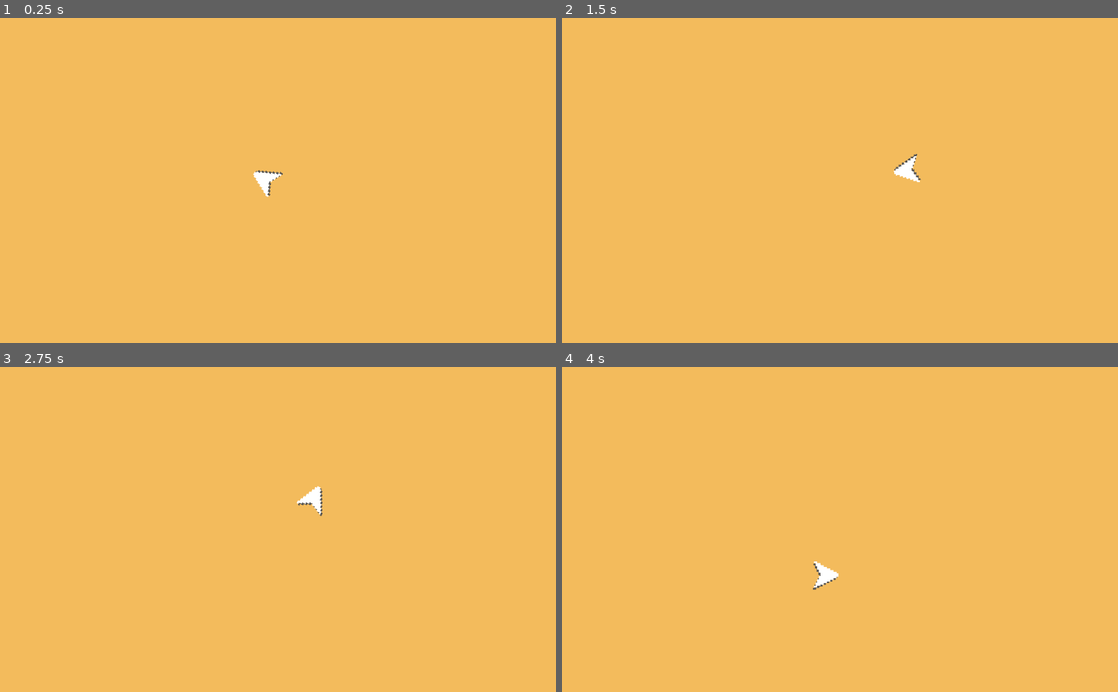
Above: before the commit, frames 1-4 (two rows, left to right).
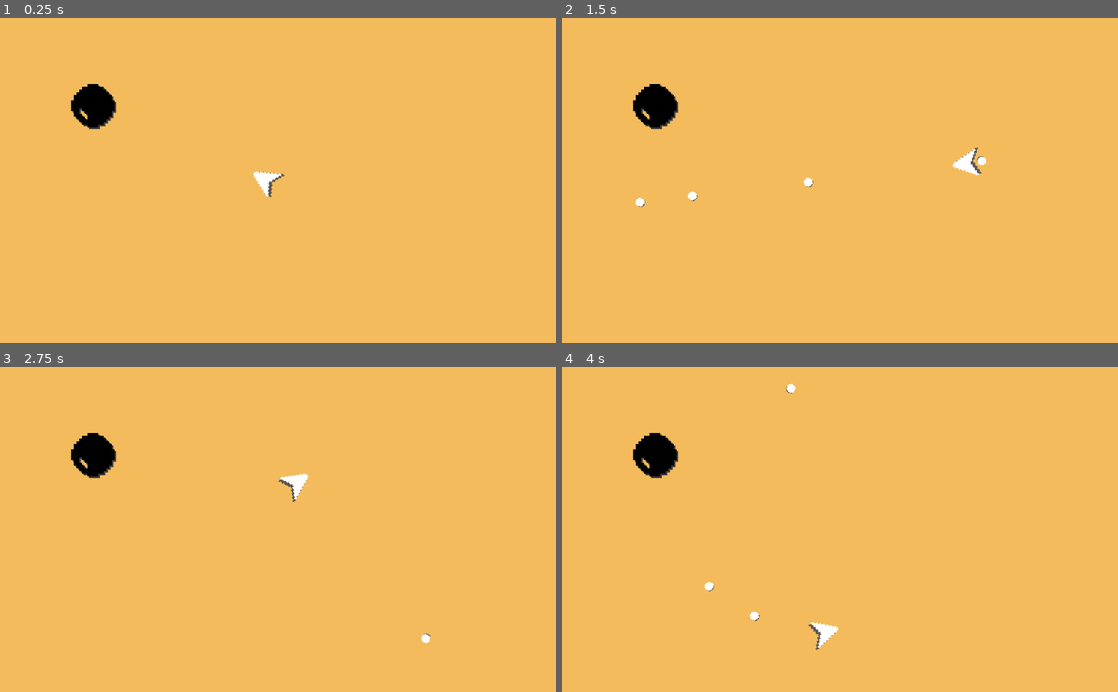
Above: after the commit, the same moments.

Repository: Daniel-Repository/Blast-Advance
Game: Godot game, scene res://Scenes/Main.tscn
Two runs of this game, one before a commit and one after it. Both use one fixed random seed, a clock stepped at 60 frames per second and the inputs below.
Inputs (mouse positions are in pixels of both pictures, inside the frame that each line leads up to):
- Up to frame 1 (0.25 s): no input
- Up to frame 2 (1.5 s): tap Enter at 0.5 s; move the mouse to (962, 164) at 0.52 s; tap Space (ui_select) at 0.6, 0.77, 1.07, 1.35 s; move the mouse to (728, 196) at 1.27 s
- Up to frame 3 (2.75 s): tap Space (ui_select) at 1.52, 1.82, 2.1 s; move the mouse to (333, 458) at 2.02 s
- Up to frame 4 (4 s): move the mouse to (812, 594) at 2.77 s; tap Space (ui_select) at 2.85, 3.02, 3.32, 3.6, 3.77 s; move the mouse to (1006, 578) at 3.52 s

The runs differ from the first frame. In frame 1, 0.9% of the frame differs, in the area x 12-52%, y 20-56%; in frame 2, 1.4%, in the area x 12-77%, y 20-59%; in frame 3, 1.3%; in frame 4, 1.4%.

Commit message:
Bullet spawns and moves

Diff:
--- /dev/null
+++ b/New Game Project/Scenes/Bullet.gd
@@ -0,0 +1,25 @@
+extends KinematicBody2D
+
+
+export var speed = 600
+var velocity = Vector2()
+
+# Called when the node enters the scene tree for the first time.
+func _ready() -> void:
+	pass # Replace with function body.
+
+func start(_position, _direction):
+	rotation = _direction
+	position = _position
+	velocity = Vector2(-speed, 0).rotated(rotation)
+
+func _physics_process(delta):
+	var collision = move_and_collide(velocity * delta)
+	if collision:
+		velocity = velocity.bounce(collision.get_normal())
+		if collision.get_collider().has_method("hit"):
+			collision.get_collider().hit()
+
+func _on_VisibilityNotifier2D_screen_exited():
+	# Deletes the bullet when it exits the screen.
+	queue_free()
--- /dev/null
+++ b/New Game Project/Scenes/Bullet.tscn
@@ -0,0 +1,25 @@
+[gd_scene load_steps=5 format=2]
+
+[ext_resource path="res://Assets/Bullet1.png" type="Texture" id=1]
+[ext_resource path="res://Scenes/Bullet.gd" type="Script" id=2]
+[ext_resource path="res://Assets/Bullet1Shadow.png" type="Texture" id=3]
+
+[sub_resource type="CircleShape2D" id=1]
+radius = 8.0
+
+[node name="Bullet" type="KinematicBody2D"]
+z_index = 1
+collision_layer = 4
+collision_mask = 8
+script = ExtResource( 2 )
+speed = 400
+
+[node name="CollisionShape2D" type="CollisionShape2D" parent="."]
+shape = SubResource( 1 )
+
+[node name="Sprite2" type="Sprite" parent="."]
+position = Vector2( 1.18, 1.277 )
+texture = ExtResource( 3 )
+
+[node name="Sprite" type="Sprite" parent="."]
+texture = ExtResource( 1 )
--- a/New Game Project/Scenes/Main.tscn
+++ b/New Game Project/Scenes/Main.tscn
@@ -1,8 +1,9 @@
-[gd_scene load_steps=7 format=2]
+[gd_scene load_steps=8 format=2]
 
 [ext_resource path="res://Assets/Player2.png" type="Texture" id=1]
 [ext_resource path="res://Assets/Player2Shadow.png" type="Texture" id=2]
 [ext_resource path="res://Scenes/Player.gd" type="Script" id=3]
+[ext_resource path="res://Scenes/Meteor1.tscn" type="PackedScene" id=4]
 
 [sub_resource type="Gradient" id=1]
 offsets = PoolRealArray( 1 )
@@ -17,25 +18,27 @@
 [node name="Main" type="Node2D"]
 
 [node name="BackgroundColour" type="Sprite" parent="."]
-position = Vector2( 597, 348 )
+position = Vector2( 616, 346 )
 scale = Vector2( 1.34717, 1089.25 )
 texture = SubResource( 2 )
 
 [node name="Player" type="RigidBody2D" parent="."]
 position = Vector2( 488, 299 )
+z_index = 2
 collision_mask = 3
-linear_damp = 0.595
+linear_damp = 1.0
 script = ExtResource( 3 )
+shoot_power = 200
 
 [node name="CollisionPolygon2D" type="CollisionPolygon2D" parent="Player"]
 rotation = 1.5708
 polygon = PoolVector2Array( 0, -22, -22, 17, -2, 7, 3, 7, 22, 18 )
 
 [node name="Shadow" type="Sprite" parent="Player"]
-position = Vector2( -1.509, 3.433 )
 rotation = 1.5708
 scale = Vector2( 3, 3 )
 texture = ExtResource( 2 )
+offset = Vector2( 0.789, 1.691 )
 
 [node name="Sprite" type="Sprite" parent="Player"]
 rotation = 1.5708
@@ -85,3 +88,6 @@
 
 [node name="CollisionShape2D" type="CollisionShape2D" parent="Walls/Wall4"]
 shape = SubResource( 3 )
+
+[node name="Meteor1" parent="." instance=ExtResource( 4 )]
+position = Vector2( 171, 162 )
--- /dev/null
+++ b/New Game Project/Scenes/Meteor1.tscn
@@ -0,0 +1,24 @@
+[gd_scene load_steps=4 format=2]
+
+[ext_resource path="res://Assets/Meteor1.png" type="Texture" id=1]
+[ext_resource path="res://Assets/Meteor1Shadow.png" type="Texture" id=2]
+
+[sub_resource type="CircleShape2D" id=1]
+radius = 39.0128
+
+[node name="Meteor1" type="RigidBody2D"]
+collision_layer = 8
+collision_mask = 5
+
+[node name="CollisionShape2D" type="CollisionShape2D" parent="."]
+shape = SubResource( 1 )
+
+[node name="Sprite2" type="Sprite" parent="."]
+modulate = Color( 0.247059, 0.247059, 0.247059, 1 )
+position = Vector2( 3, 3 )
+scale = Vector2( 5, 5 )
+texture = ExtResource( 2 )
+
+[node name="Sprite" type="Sprite" parent="."]
+scale = Vector2( 5, 5 )
+texture = ExtResource( 1 )
--- a/New Game Project/Scenes/Player.gd
+++ b/New Game Project/Scenes/Player.gd
@@ -2,7 +2,7 @@
 
 export var shoot_power = 100
 var velocity = Vector2.ZERO
-
+var bullet = preload("res://Scenes/Bullet.tscn")
 
 # Called when the node enters the scene tree for the first time.
 func _ready() -> void:
@@ -15,6 +15,9 @@
 func get_input():
 	if Input.is_action_just_pressed("ui_select"):
 		apply_central_impulse(position.direction_to(get_global_mouse_position()) * shoot_power)
+		var b = bullet.instance()
+		b.start(transform.origin,rotation)
+		get_parent().add_child(b)
 
 # Called every frame. 'delta' is the elapsed time since the previous frame.
 #func _process(delta: float) -> void:
Binary file added: New Game Project/Assets/Bullet1.png
Not shown, added: New Game Project/Assets/Bullet1.png.import
Binary file added: New Game Project/Assets/Bullet1Shadow.png
Not shown, added: New Game Project/Assets/Bullet1Shadow.png.import
Binary file added: New Game Project/Assets/Meteor1.png
Not shown, added: New Game Project/Assets/Meteor1.png.import
Binary file added: New Game Project/Assets/Meteor1Shadow.png
Not shown, added: New Game Project/Assets/Meteor1Shadow.png.import
